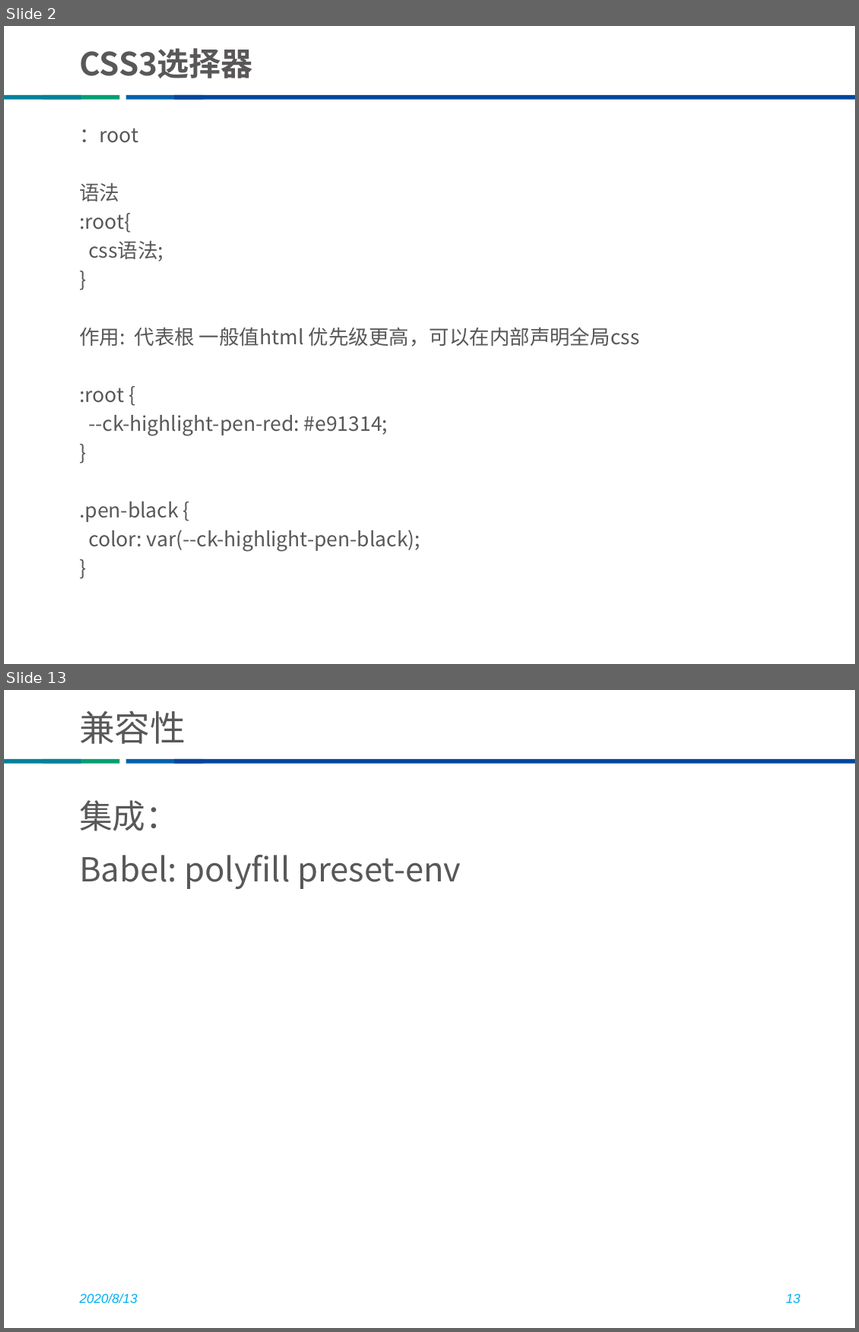
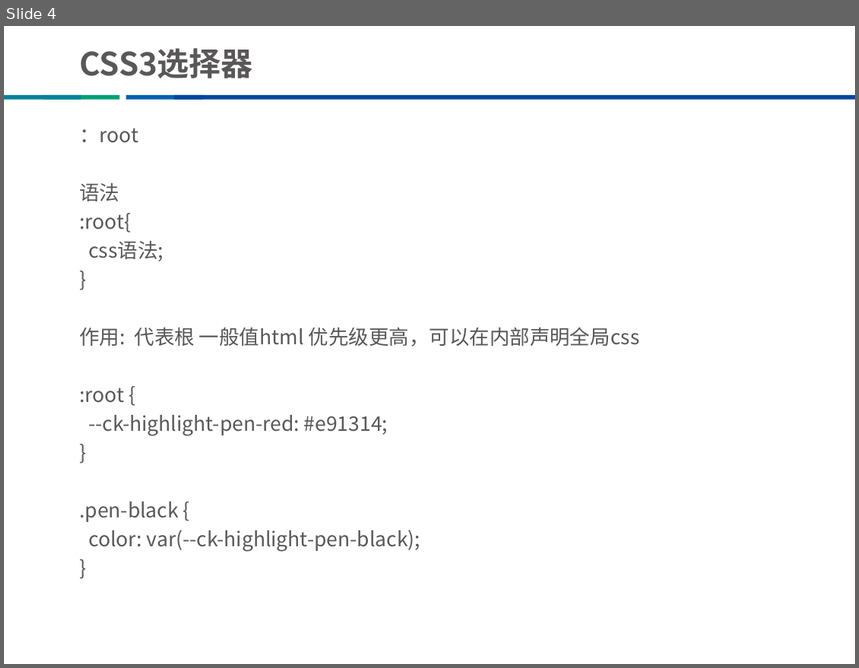
Before and after one commit to he8hepeng/thunisoftCli3, a slide deck: css教案（修改版）.pptx. Shown one above the other, each under a label of ours: slides 2 and 13 before the commit, slide 4 after it; the slides between them are not shown. The pictures are 859x1332 and 859x668 pixels, drawn with LibreOffice and Linux fonts; fonts in the diff are those of the drawing; background and template pictures are left out. Boxes give left, top, right and bottom in pixels: in the first picture for what was removed or moved away, otherwise in the second. Text is boxed around its words. In the diff, an @@ line names an element or a change of style, - is before the commit and + after.

```diff
--- a/css教案（修改版）.pptx
+++ b/css教案（修改版）.pptx
@@ slide 13 removed at box(4, 690, 855, 1328), background #FFFFFF; not listed: 4 template elements that a slide beside it also shows @@
@@ title removed at box(79, 711, 186, 744) @@
-兼容性
@@ text removed at box(79, 800, 461, 889) @@
-集成：
-Babel: polyfill preset-env
@@ text removed at box(79, 1293, 137, 1303) @@
-2020/8/13
@@ page number removed at box(786, 1294, 800, 1303) @@
-13
@@ what was slide 2 is now slide 4 @@
```
Also in this commit, not shown: 12 slides changed, 2 slides added, 1 other slide removed, 10 other files.
